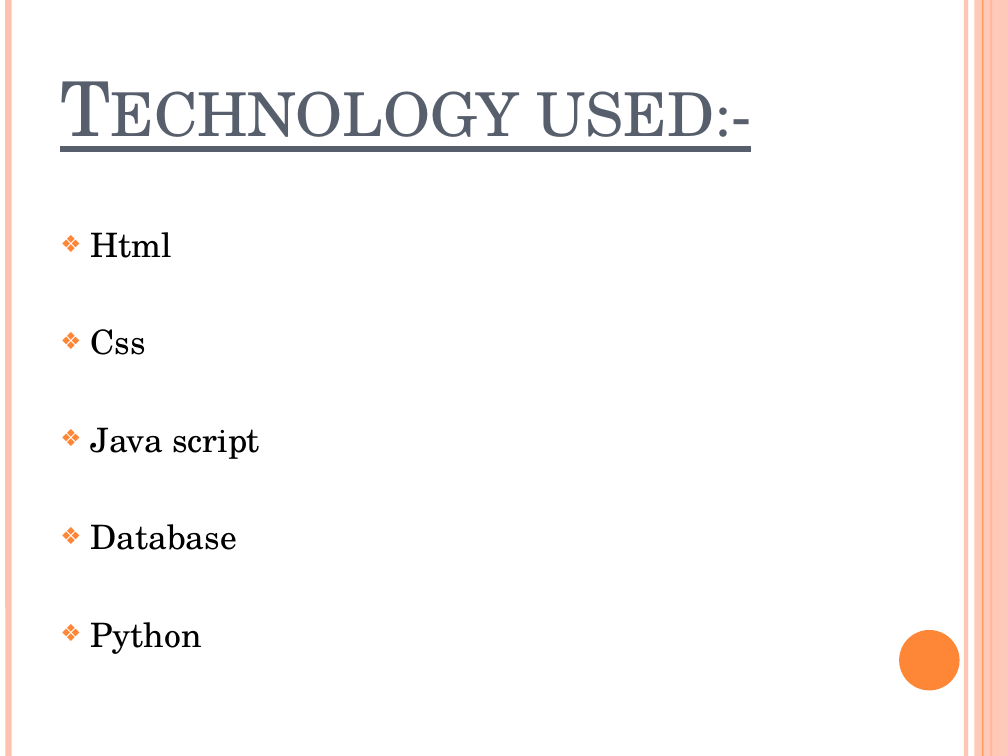
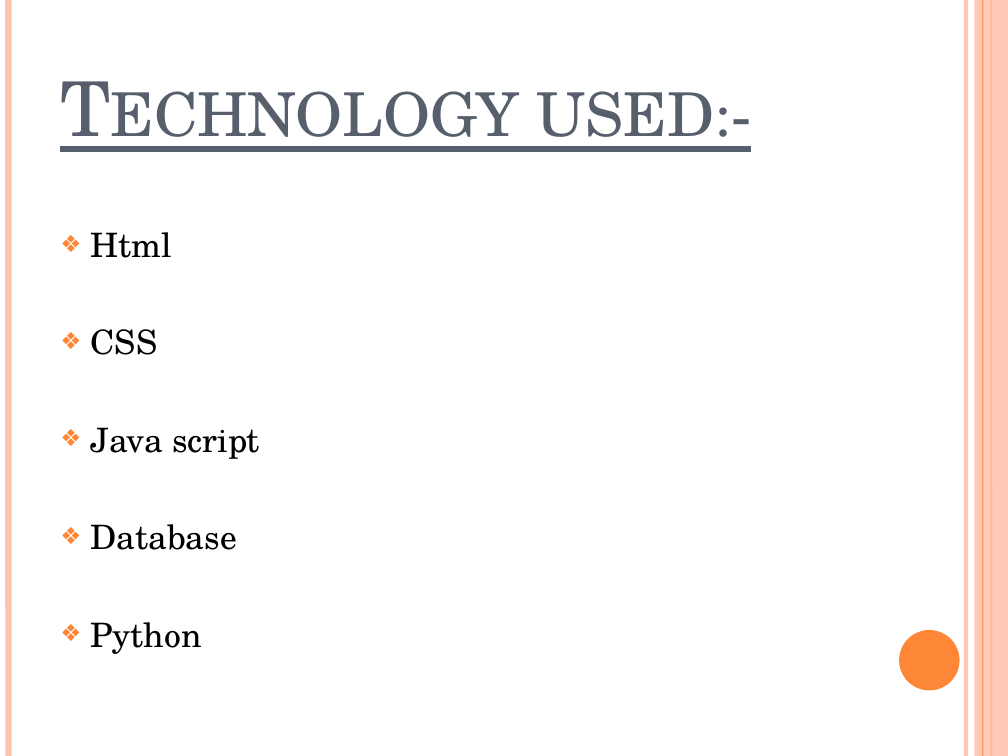
Before and after one commit to bhavikavanka/theme-based-project, a slide deck: slide 5 of Theme based project- organisation app.pptm. Drawn at 1008x756 pixels with LibreOffice and Linux fonts; fonts in the diff are those of the drawing. Boxes give left, top, right and bottom in pixels: in the first picture for what was removed or moved away, otherwise in the second. Text is boxed around its words. In the diff, an @@ line names an element or a change of style, - is before the commit and + after.

```diff
--- a/Theme based project- organisation app.pptm
+++ b/Theme based project- organisation app.pptm
@@ text at box(91, 329, 158, 355): text changed @@
-❖ Css
+❖ CSS
```
Also in this commit, not shown: 4 other slides changed, 1 other file.
